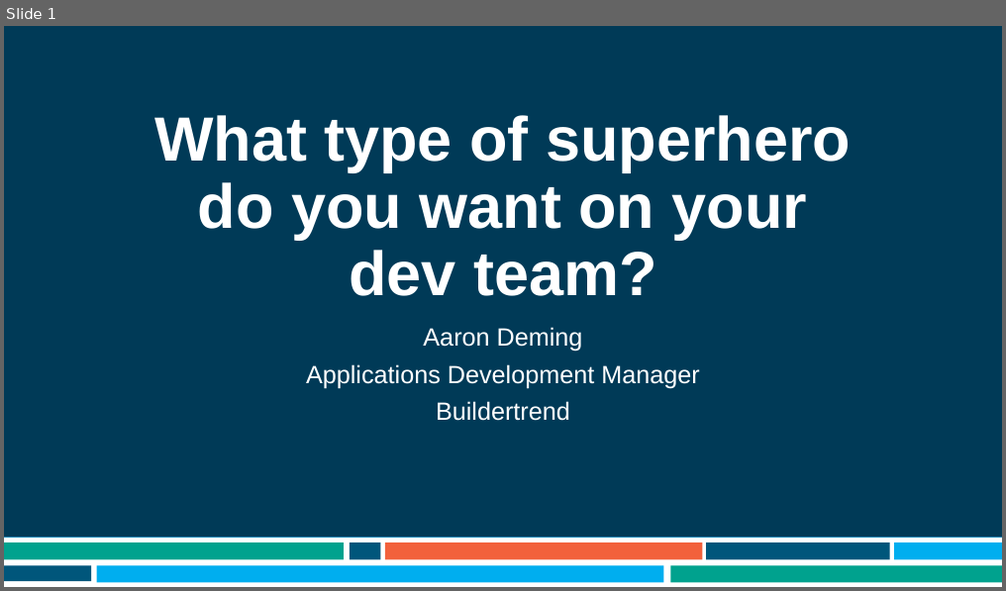
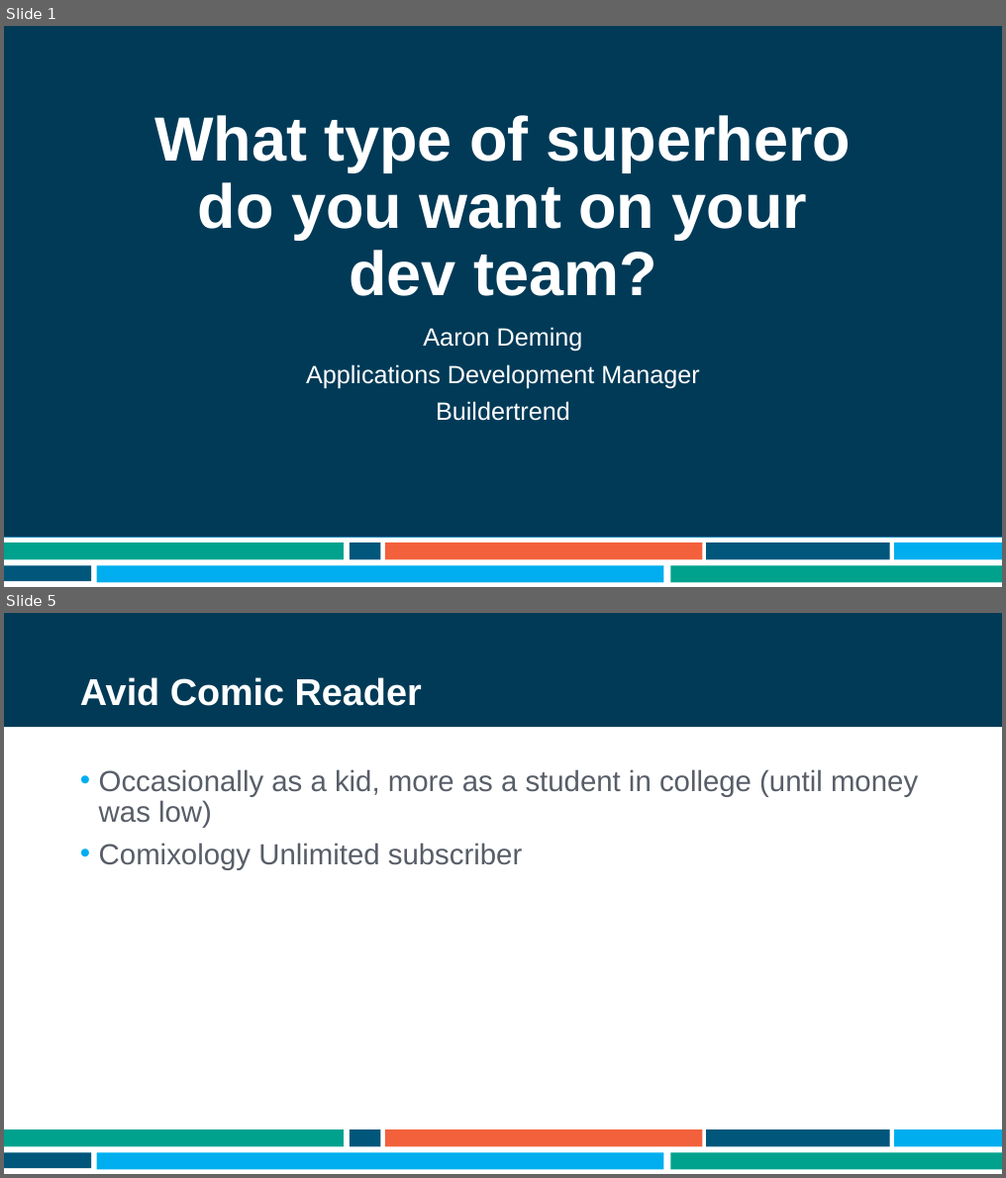
Before and after one commit to ademing/nebraska-code-2021, a slide deck: Presentation.pptx. Shown one above the other, each under a label of ours: slide 1 before the commit, slides 1 and 5 after it; the slides between them are not shown. The pictures are 1006x591 and 1006x1178 pixels, drawn with LibreOffice and Linux fonts; fonts in the diff are those of the drawing; background and template pictures are left out. Boxes give left, top, right and bottom in pixels: in the first picture for what was removed or moved away, otherwise in the second. Text is boxed around its words. In the diff, an @@ line names an element or a change of style, - is before the commit and + after.

```diff
--- a/Presentation.pptx
+++ b/Presentation.pptx
@@ slide 5 added at box(4, 613, 1002, 1174), background #FFFFFF; not listed: 9 template elements that a slide beside it also shows @@
@@ title added at box(80, 677, 422, 706), 36 pt, text #FFFFFF, bold @@
+Avid Comic Reader
@@ text added at box(99, 769, 918, 870), 28 pt, text #585E68 @@
+• Occasionally as a kid, more as a student in college (until money was low)
+• Comixology Unlimited subscriber
```
Also in this commit, not shown: 5 other slides added.
